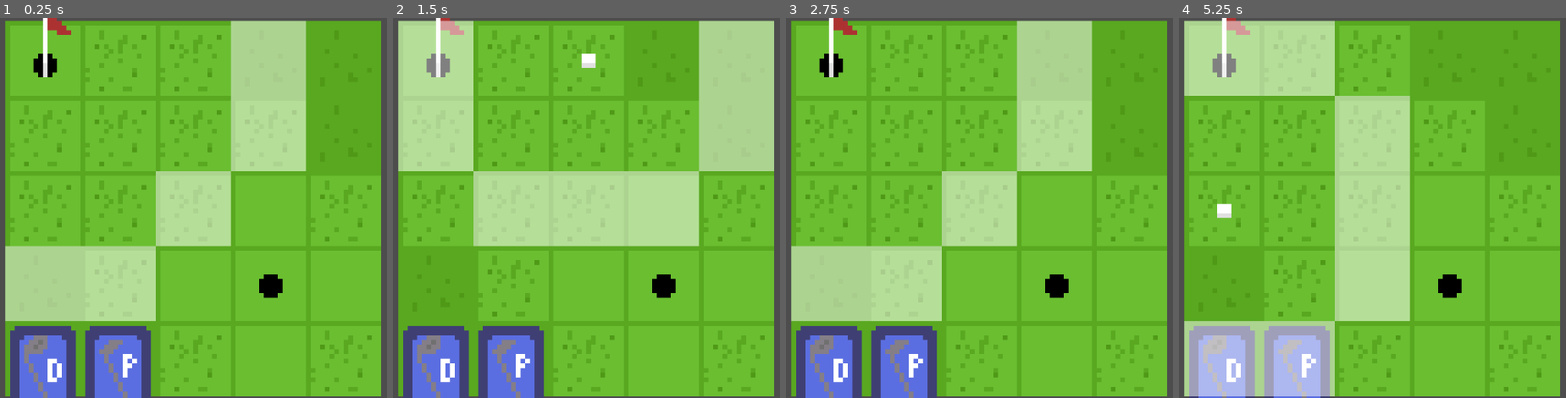
Above: before the commit, frames 1-4 (left to right).
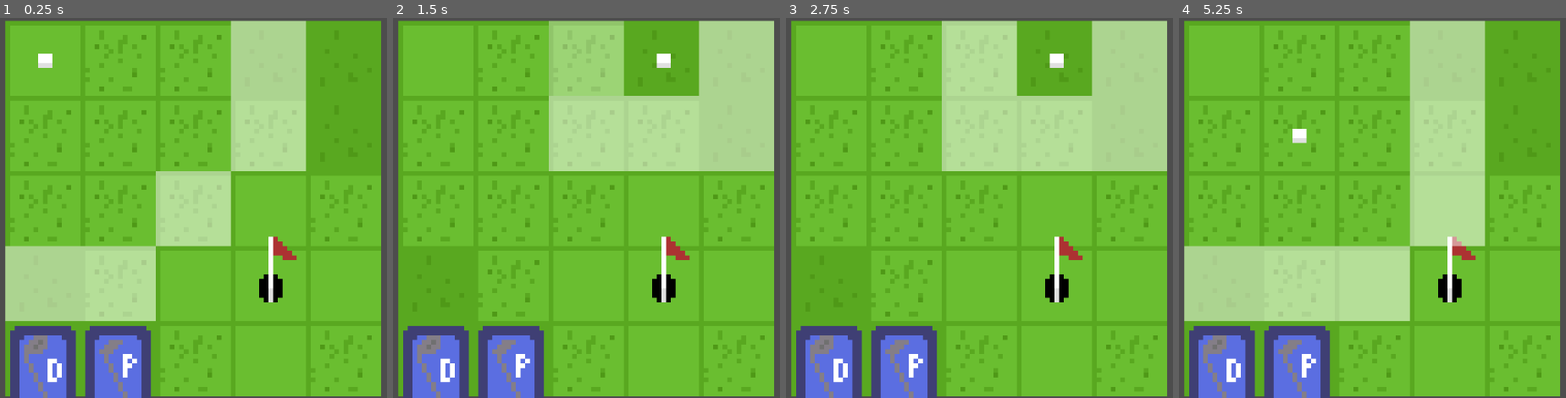
Above: after the commit, the same moments.

Repository: sans-glitch/GameJam3
Game: Godot game, scene res://scenes/game.tscn
Two runs of this game, one before a commit and one after it. Both use one fixed random seed, a clock stepped at 60 frames per second and the inputs below.
Inputs (mouse positions are in pixels of both pictures, inside the frame that each line leads up to):
- Up to frame 1 (0.25 s): no input
- Up to frame 2 (1.5 s): click (660, 59) at 0.52 s; click (586, 59) at 1.27 s
- Up to frame 3 (2.75 s): click (828, 59) at 2.02 s
- Up to frame 4 (5.25 s): click (1446, 132) at 2.77 s; click (1298, 59) at 3.52 s; click (1298, 132) at 4.27 s; click (1221, 208) at 5.02 s

The runs differ from the first frame. In frame 1, 1.1% of the frame differs, in the area x 8-77%, y 0-75%; in frame 2, 31%; in frame 3, 32%; in frame 4, 43%, in the area x 1-80%, y 0-100%.

Commit message:
Added ball shot animation

Diff:
--- a/scripts/game.gd
+++ b/scripts/game.gd
@@ -2,24 +2,31 @@
 
 signal shot_selected(coords : Vector2i)
 var ball_pos : Vector2i
-
+var curr_club_dist
+var hole_pos : Vector2i
 # Called when the node enters the scene tree for the first time.
 func _ready() -> void:
 	shot_selected.connect(_on_shot_selected)
 	ball_pos = Vector2i(0, 0)
+	find_hole()
+	$Flag.position = Vector2(hole_pos) * 16 * $Course.scale
+	curr_club_dist = 3
 	#var button = SelectionTile.new_button()
 	#add_child(SelectionTile.new_button(Vector2i(1, 2), $Course.scale))
-	gen_shot_circle(3)
+	gen_shot_circle(curr_club_dist)
 
 
 # Called every frame. 'delta' is the elapsed time since the previous frame.
 func _process(delta: float) -> void:
 	$GolfBall.position = Vector2(ball_pos) * 16 * $Course.scale
+	if ball_pos == hole_pos:
+		get_tree().reload_current_scene()
 
 func _on_shot_selected(coords : Vector2i):
+	AudioManager.play('res://assets/sounds/driver_shot.wav')
+	await animate_shot(coords)
 	ball_pos = coords
-	gen_shot_circle(3 - $Course.get_tile_terrain_num(ball_pos))
-	print(coords)
+	gen_shot_circle(curr_club_dist - $Course.get_tile_terrain_num(ball_pos))
 #
 func gen_shot_circle(rad : int):
 	for child in get_children():
@@ -30,3 +37,33 @@
 			var dist = ball_pos.distance_to(Vector2i(col, row))
 			if abs(rad - dist) < 0.5:
 				add_child(SelectionTile.new_button(Vector2i(col, row), $Course.scale))
+
+func animate_shot(coords : Vector2i):
+	var tween = get_tree().create_tween()
+	var time_mult = 3
+	tween.set_parallel()
+	tween.tween_property(
+		$GolfBall,
+		":position:x",
+		(Vector2(coords) * 8 * 16).x,
+		0.25*time_mult
+	).set_ease(Tween.EASE_OUT).set_trans(Tween.TRANS_QUAD)
+	tween.tween_property(
+		$GolfBall,
+		":position:y",
+		($GolfBall.position.y + (Vector2(coords) * 8 * 16).y)/2 - (14*16),
+		0.125*time_mult
+	).set_ease(Tween.EASE_OUT).set_trans(Tween.TRANS_QUAD)
+	tween.tween_property(
+		$GolfBall,
+		":position:y",
+		(Vector2(coords) * 8 * 16).y,
+		0.125*time_mult
+	).set_ease(Tween.EASE_IN).set_delay(0.125*time_mult).set_trans(Tween.TRANS_QUAD)
+	await tween.finished
+
+func find_hole():
+	for row in $Course.tile_array.size():
+		for col in $Course.tile_array[0].size():
+			if $Course.get_tile_terrain_num(Vector2i(col, row)) == 10:
+				hole_pos = Vector2i(col, row)
